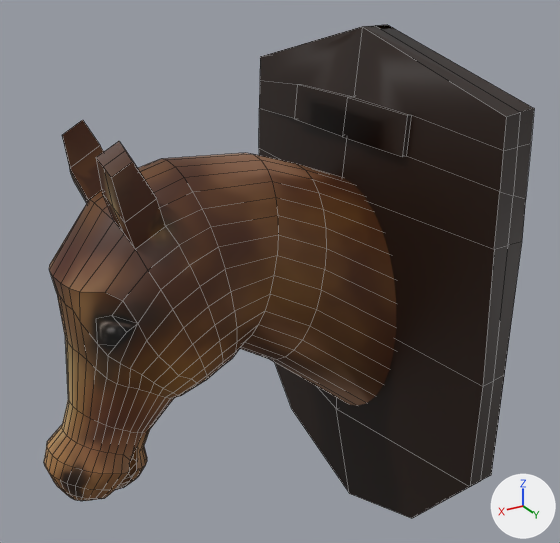
The FBX model Assets/Models/blender files/Horse.fbx as it was, and as the next commit left it.
Camera for both pictures: a 50 mm camera at (1.9, 2.52, 2.56) aimed at (0.42, 0.05, 1.33). The axes (+X, +Y, +Z) are drawn at lower right. The lights are the same throughout. Mesh edges are drawn as thin lines.

The first picture shows 'Hevonen'.
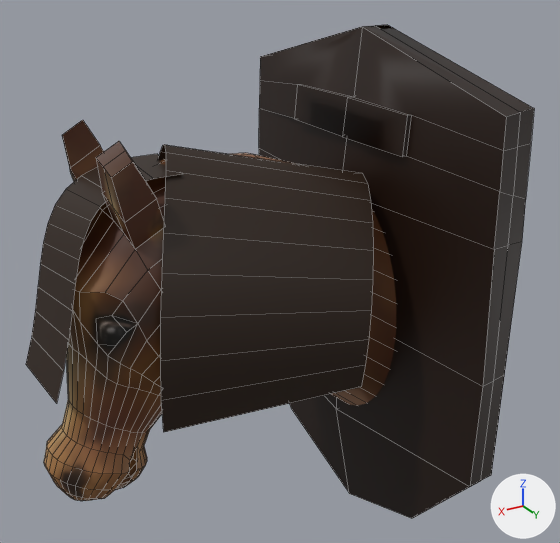
Commit message: pikkujuttui again

Edits to the bpy script that builds the scene:
```text
Add mat_material_001:
    mat_material_001 = principled_material('Material.001')
    mat_material_001.base_color = (0.0231, 0.00995, 0.00369)  # black #2a190c
Add mat_material_003:
    mat_material_003 = principled_material('Material.003')
    mat_material_003.base_color = (0.0231, 0.00995, 0.00369)  # black #2a190c
Change me_cylinder:
    used by ob_hevonen; location = (0.18, 0.0, 1.15)
    remove me_cylinder.from_pydata(...)  # 590 vertices, 559 faces; spans x -0.28..1.25, y -0.82..0.82, z -1.15..1.1
    add me_cylinder.from_pydata(...)  # 642 vertices, 583 faces; spans x -0.28..1.25, y -0.82..0.82, z -1.15..1.1
    me_cylinder part 1: a new loose piece of 26 vertices spanning x -0.04..0.89, y -0.05..0.52, z -0.23..0.75, in mat_material_001 (black #2a190c)
    me_cylinder part 2: a new loose piece of 26 vertices spanning x 0.67..1.25, y -0.13..0.2, z -0.04..0.68, in mat_material_003 (black #2a190c)
    add me_cylinder.materials.append(mat_material_001)  # black #2a190c
    add me_cylinder.materials.append(mat_material_003)  # black #2a190c
```

What differs and where, as boxes [x1, y1, x2, y2] in the pictures (560 x 543 px):
'Hevonen', reshaped: before [44, 25, 534, 518]; after [26, 25, 534, 518]
part 1 of me_cylinder, added: after [158, 145, 373, 432]
part 2 of me_cylinder, added (black): after [26, 154, 182, 404]
